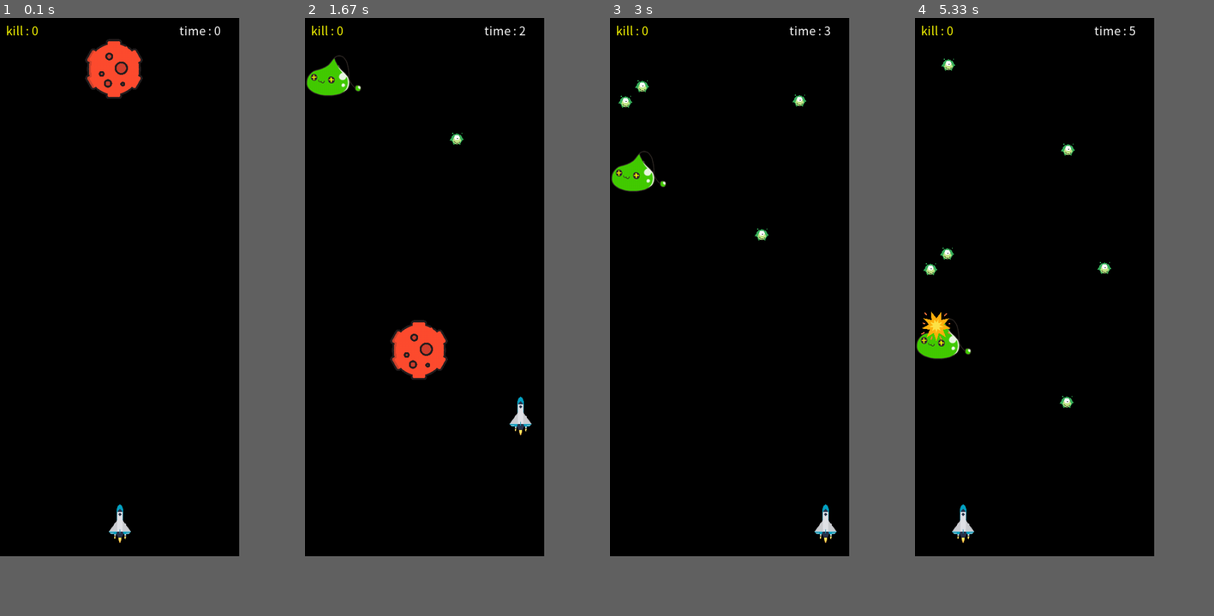
Above: before the commit, frames 1-4 (left to right).
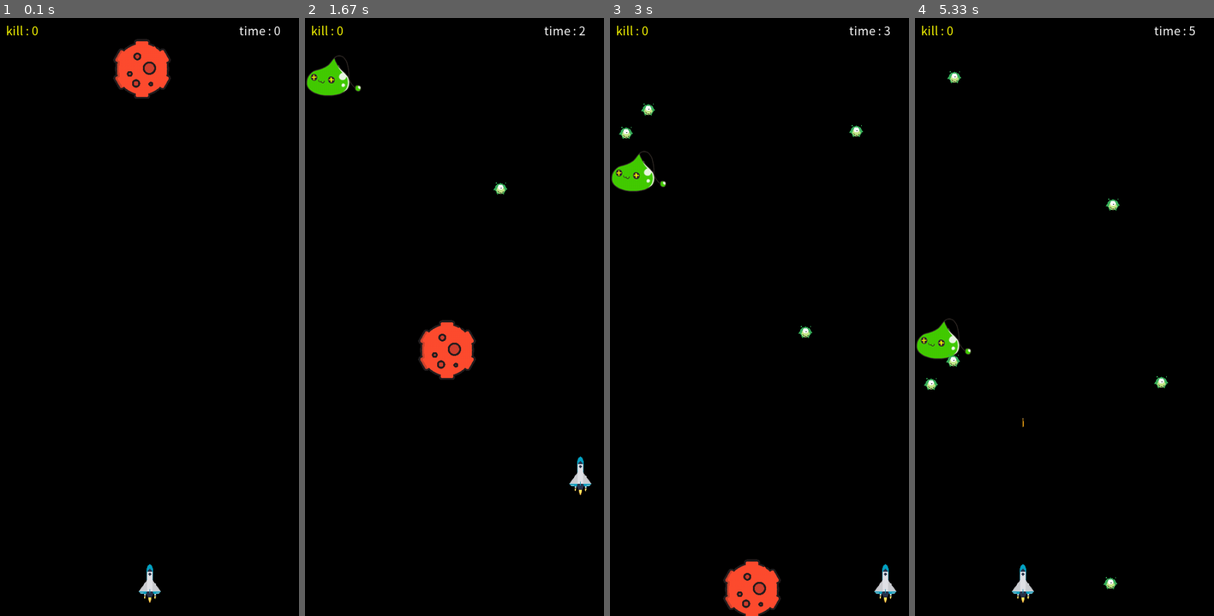
Above: after the commit, the same moments.

Repository: KROOKIMWOOBIN/pygame-spaceship
Game: pygame game, started from Python2023_Game.py
Same seed, same stepped clock (60 frames per second), same inputs: the game is played once before the commit and once after it.
Inputs:
- Up to frame 1 (0.1 s): no input
- Up to frame 2 (1.67 s): hold Right 0.33-0.8 s; hold Up 0.83-1.13 s; hold Right 1.17-1.63 s
- Up to frame 3 (3 s): hold Down 2.23-2.53 s
- Up to frame 4 (5.33 s): hold Up 3-3.37 s; hold Right 3.4-4.03 s; hold Down 4.07-4.43 s; hold Left 4.47-4.93 s; tap Space at 4.97 s
In our replay, the window is 360x810 before the commit and 450x900 after it. These sizes can differ from the game's own. Grey fills any space a smaller window leaves; there, only what the larger window draws over its background counts as a difference.

The runs differ from the first frame. In frame 1, 2.6% of the frame differs, in the area x 28-94%, y 1-98%; in frame 2, 2.7%, in the area x 28-96%, y 1-80%; in frame 3, 2.5%; in frame 4, 1.6%.

Commit message:
아이템 추가 및 총알 속도 조절

Diff:
--- a/Python2023_Game.py
+++ b/Python2023_Game.py
@@ -38,7 +38,7 @@
 
 
 # 충돌 함수 정의
-def crash(a,b):
+def crash(a, b):
     if (a.x - b.sx <= b.x) and (b.x <= a.x + a.sx):
         if (a.y - b.sy <= b.y) and (b.y <= a.y + a.sy):
             return True
@@ -55,7 +55,7 @@
 pygame.init()
 
 # 2. 게임창 옵션 설정
-size = [400, 900]
+size = [500, 1000]
 screen = pygame.display.set_mode(size)
 rockimg = ['rock1.png', 'rock2.png']
 rock_list = []  # 운석 리스트 추가
@@ -88,6 +88,9 @@
 # 4. 메인 이벤트
 SB = 0
 k = 0
+count = 0
+item_count = 0
+power = 30
 
 kill = 0
 loss = 0
@@ -95,6 +98,7 @@
 a_list = [] # 잡몹1
 a2_list = [] # 잡몹2
 m_list = [] # 총알
+item_list = [] # 아이템
 
 start_time = datetime.now()
 
@@ -103,7 +107,7 @@
 
     # 4-1. FPS 설정
     clock.tick(60) # 1초에 60번 while문 반복
-
+    count += 1
     # 4-2. 각종 입력 감지
     for event in pygame.event.get():# 키보드나 마우스의 동작을 받아옴
         if event.type == pygame.QUIT: # 게임 종료
@@ -164,7 +168,7 @@
 
     # 미사일 생성하기
 
-    if space_go == True and k % 30 == 0:
+    if space_go == True and count % power == 0:
         mm = imageManager()
         mm.put_img("총알.png")
         mm.change_size(20, 40)
@@ -188,17 +192,17 @@
         del m_list[d]
 
     # 잡몹1
-    if random.random() > 0.98:
+    if random.random() > 0.98 :
         aa = imageManager()
         aa.put_img("잡몹1.png")
         aa.change_size(50, 50)
         aa.x = random.randrange(0, size[0] - aa.sx - round(ss.sx/2)) # 외계인의 크기만큼 빼줌
         aa.y = 10
-        aa.move = 2
-        aa.hp = 3  # 체력을 3으로 설정
+        aa.move = 3
+        aa.hp = 1  # 체력을 3으로 설정
         a_list.append(aa)
     # 잡몹2
-    if random.random() > 0.99:
+    if random.random() > 0.99 :
         aa2 = imageManager()
         aa2.put_img("잡몹2.png")
         aa2.change_size(100, 100)
@@ -207,9 +211,17 @@
         aa2.move = 2
         aa2.hp = 3  # 체력을 3으로 설정
         a_list.append(aa2)
-
-
-     # 운석 생성하기
+    # 아이템1
+    if count % 400 == 0 :
+        item1 = imageManager()
+        item1.put_img("부스트아이템.png")
+        item1.change_size(100, 100)
+        item1.x = random.randrange(0, size[0] - item1.sx - round(ss.sx/2)) # 외계인의 크기만큼 빼줌
+        item1.y = 10
+        item1.move = 5
+        item_list.append(item1)
+
+    # 운석 생성하기
     if delta_time % 10 == 0 and not any(rock.y > 0 and rock.y < size[1] for rock in rock_list):
         rock = imageManager()
         rock.put_img(random.choice(rockimg))  # rockimg 배열에서 무작위 이미지 선택
@@ -249,18 +261,23 @@
         for j in range(len(a_list)):
             m = m_list[i]
             a = a_list[j]
-            if crash(m, a) == True:
+            if crash(m, a) == True :
                 dm_list.append(i)
                 a.hp -= 1  # 외계인 체력 감소
                 if a.hp <= 0:  # 체력이 0 이하가 되면 외계인을 제거 리스트에 추가
                     da_list.append(j)
-                    kill += 1  # 외계인이 사라지면 kill + 1
                 # 피격 효과 객체 생성
                 effect = hitEffect(a.x, a.y)
                 hit_effects.append(effect)
                 # 피격 효과를 일정 시간 후에 사라지게 하기 위한 타이머 이벤트 추가
                 pygame.time.set_timer(pygame.USEREVENT + 2, 200, True)
 
+    for i in range(len(m_list)) :
+        m = m_list[i]
+        if crash(m, rock) :
+            m = m_list[i]
+            dm_list.append(i)
+
     dm_list = list(set(dm_list))  # 중복 제거
     da_list = list(set(da_list))  # 중복 제거
 
@@ -268,11 +285,8 @@
         del m_list[d]
 
     for a in da_list:
-        if a >= 0:
-            del a_list[a]
-
-        kill += 1 # 외계인이 사라지면 kill + 1
-
+        kill += 1 # 외계인이 사라지면 kill +
+        del a_list[a]
 
     # 비행기 vs 외계인 충돌하면 죽음
     for i in range(len(a_list)):
@@ -280,6 +294,20 @@
         if crash(a, ss) == True:
             SB = 1
 
+    # 비행기 아이템 파밍
+    for i in range(len(item_list)) :
+        item = item_list[i]
+        item.y += item.move
+        if crash(item, ss) == True :
+            power = 10
+
+    if power == 10 :
+        item_count += 1
+
+    if item_count >= 100 :
+        power = 20
+        item_count = 0
+
     # 4-4. 그리기
     screen.fill(black)
     ss.show()
@@ -295,6 +323,9 @@
     for effect in hit_effects:
         effect.show()
 
+    for item in item_list :
+        item.show()
+
     # 텍스트 그리기
     # font = pygame.font.Font("C:/Windows/Fonts/ariblk.ttf")
     font = pygame.font.Font("GulimChe-02.ttf", 20)
Renamed: 잡몹3.png -> 보스.png
Binary file added: 부스트아이템.png
